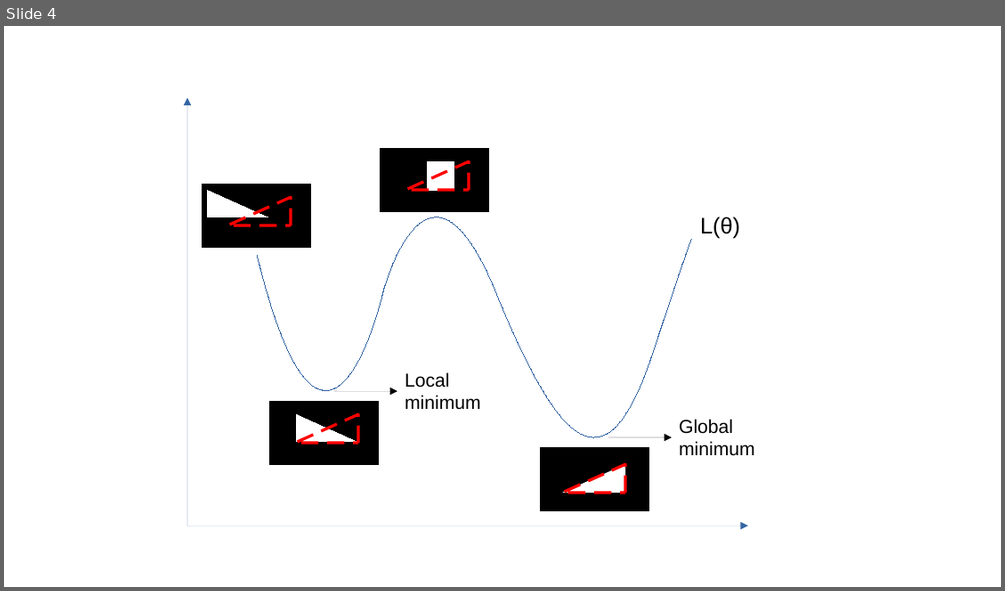
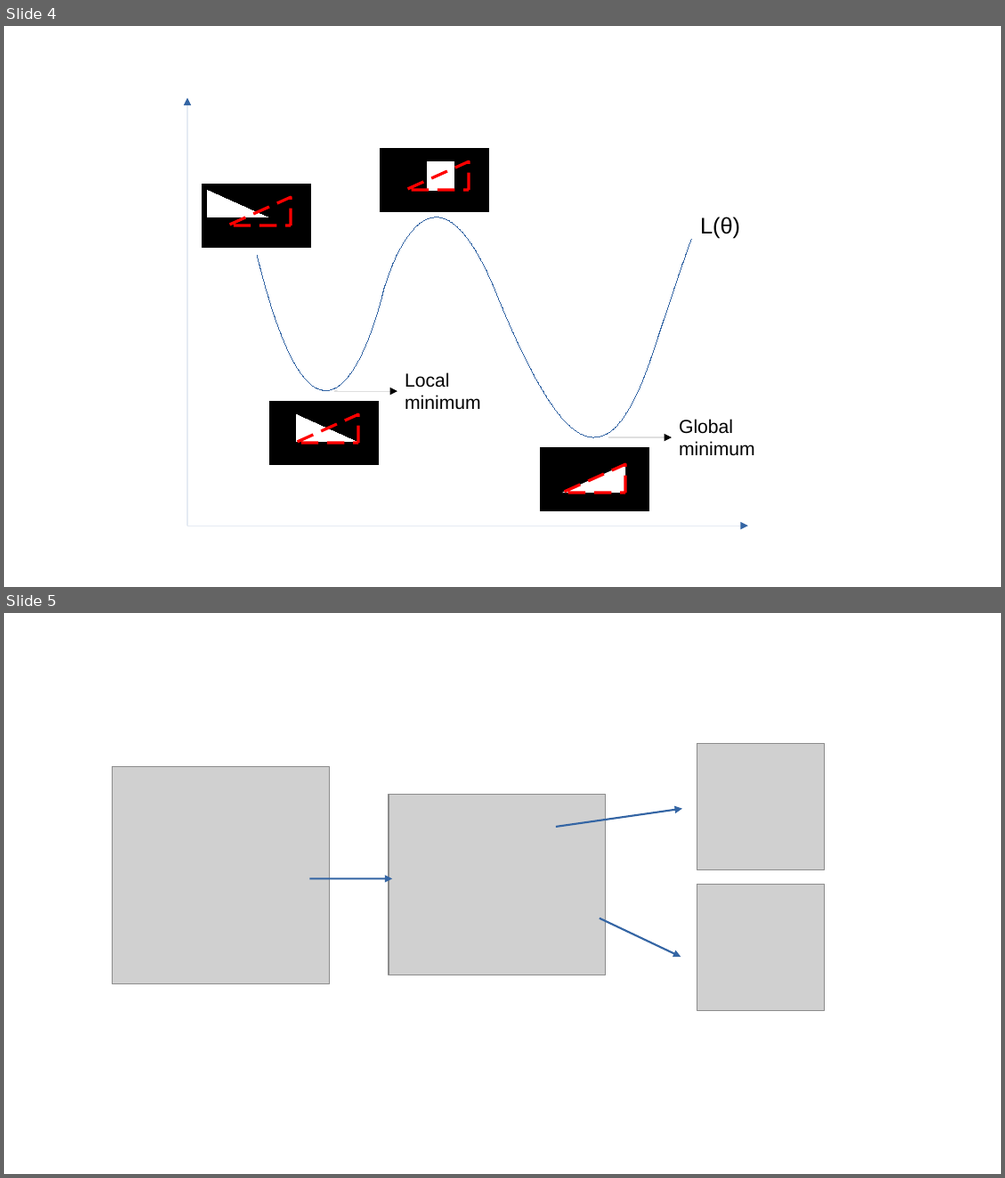
Before and after one commit to eugeneberta/MALIS_Project, a slide deck: Reports/images/images.odp. Shown one above the other, each under a label of ours: slide 4 before the commit, slides 4 and 5 after it. The pictures are 1005x591 and 1005x1178 pixels, drawn with LibreOffice and Linux fonts; fonts in the diff are those of the drawing; grey boxes stand for pictures. Boxes give left, top, right and bottom in pixels: in the first picture for what was removed or moved away, otherwise in the second. Text is boxed around its words. In the diff, an @@ line names an element or a change of style, - is before the commit and + after.

```diff
--- a/Reports/images/images.odp
+++ b/Reports/images/images.odp
@@ slide 5 added at bbox=[4, 613, 1001, 1174], background #FFFFFF @@
@@ picture added at bbox=[698, 743, 825, 870] @@
@@ picture added at bbox=[113, 767, 330, 984] @@
@@ picture added at bbox=[388, 794, 606, 975] @@
@@ arrow added from (556, 827) to (682, 809), #3465A4 1.5 pt @@
@@ arrow added from (310, 879) to (392, 879), #3465A4 1.5 pt @@
@@ picture added at bbox=[698, 884, 825, 1011] @@
@@ arrow added from (599, 918) to (680, 957), #3465A4 1.5 pt @@
```
Also in this commit, not shown: 1 other slide added, 11 other files.
